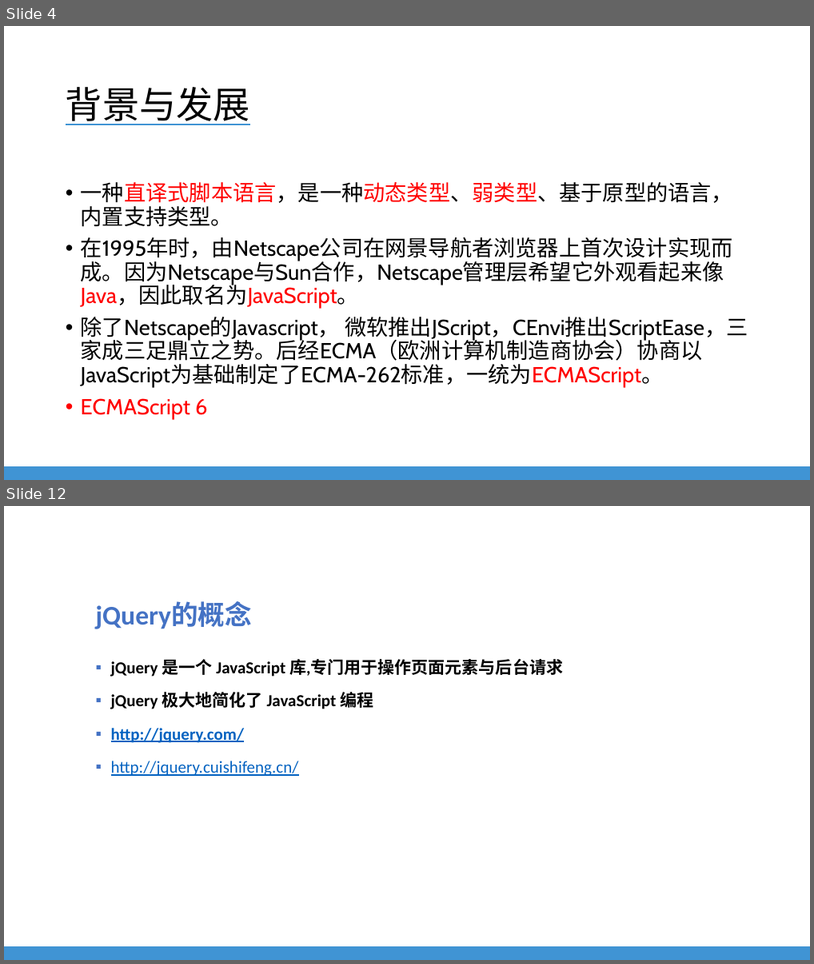
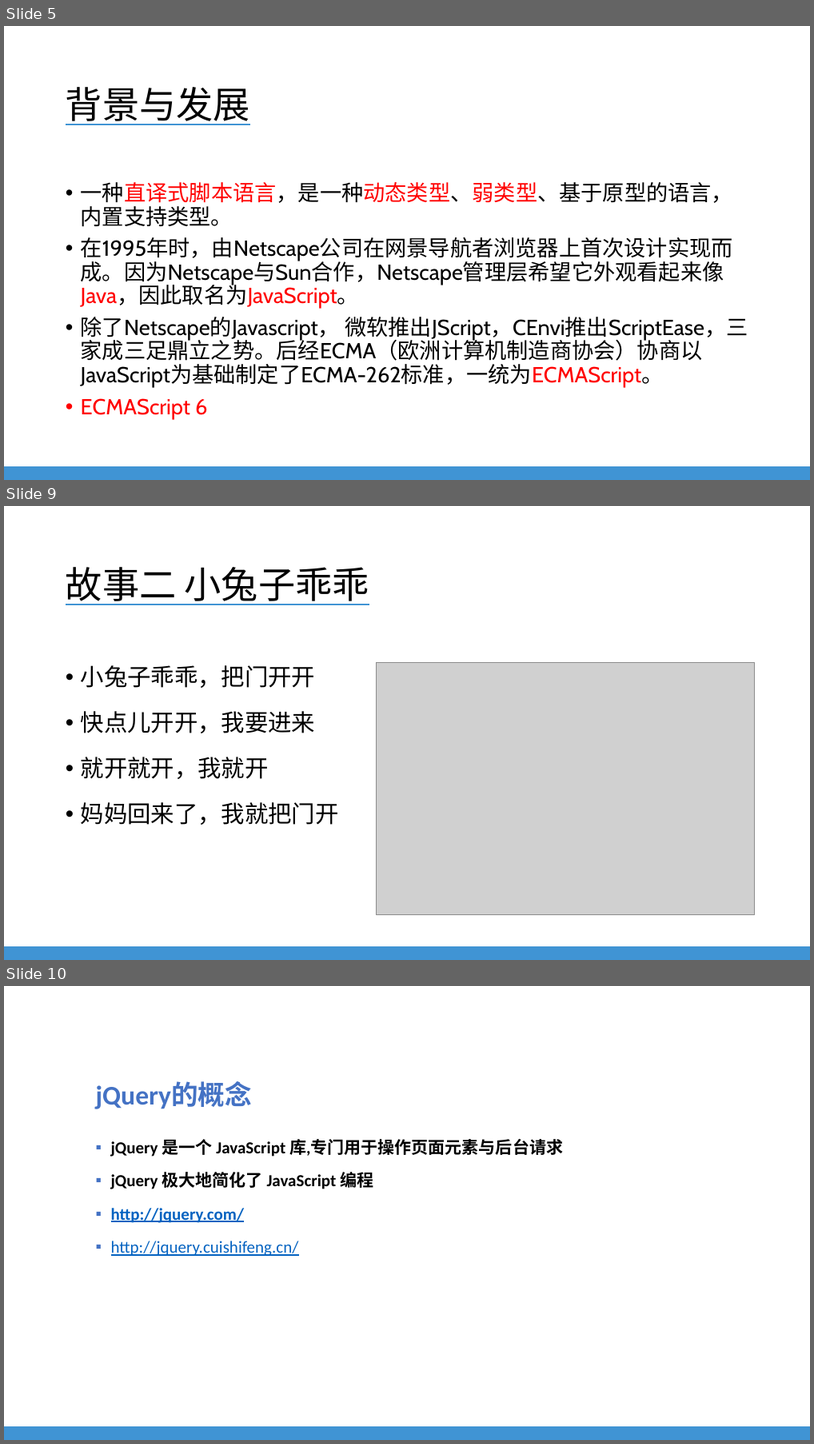
Before and after one commit to EverDoc/NLU, a slide deck: NLU Training - Javascript For QA.pptx. Shown one above the other, each under a label of ours: slides 4 and 12 before the commit, slides 5, 9 and 10 after it; the slides between them are not shown. The pictures are 814x964 and 814x1444 pixels, drawn with LibreOffice and Linux fonts; fonts in the diff are those of the drawing; grey boxes stand for pictures; background and template pictures are left out. Boxes give left, top, right and bottom in pixels: in the first picture for what was removed or moved away, otherwise in the second. Text is boxed around its words. In the diff, an @@ line names an element or a change of style, - is before the commit and + after.

```diff
--- a/NLU Training - Javascript For QA.pptx
+++ b/NLU Training - Javascript For QA.pptx
@@ slide 9 added at [4,506,810,960], background #FFFFFF; not listed: 1 template element that a slide beside it also shows @@
@@ title added at [66,567,370,605], 44 pt, text #000000, underline @@
+故事二 小兔子乖乖
@@ text added at [81,665,339,824], 28 pt, text #000000 @@
+• 小兔子乖乖，把门开开
+• 快点儿开开，我要进来
+• 就开就开，我就开
+• 妈妈回来了，我就把门开
@@ picture added at [377,662,755,914] @@
@@ what was slide 4 is now slide 5 @@
@@ what was slide 12 is now slide 10 @@
```
Also in this commit, not shown: 4 slides changed, 2 other slides added, 5 slides removed, 1 other file.
